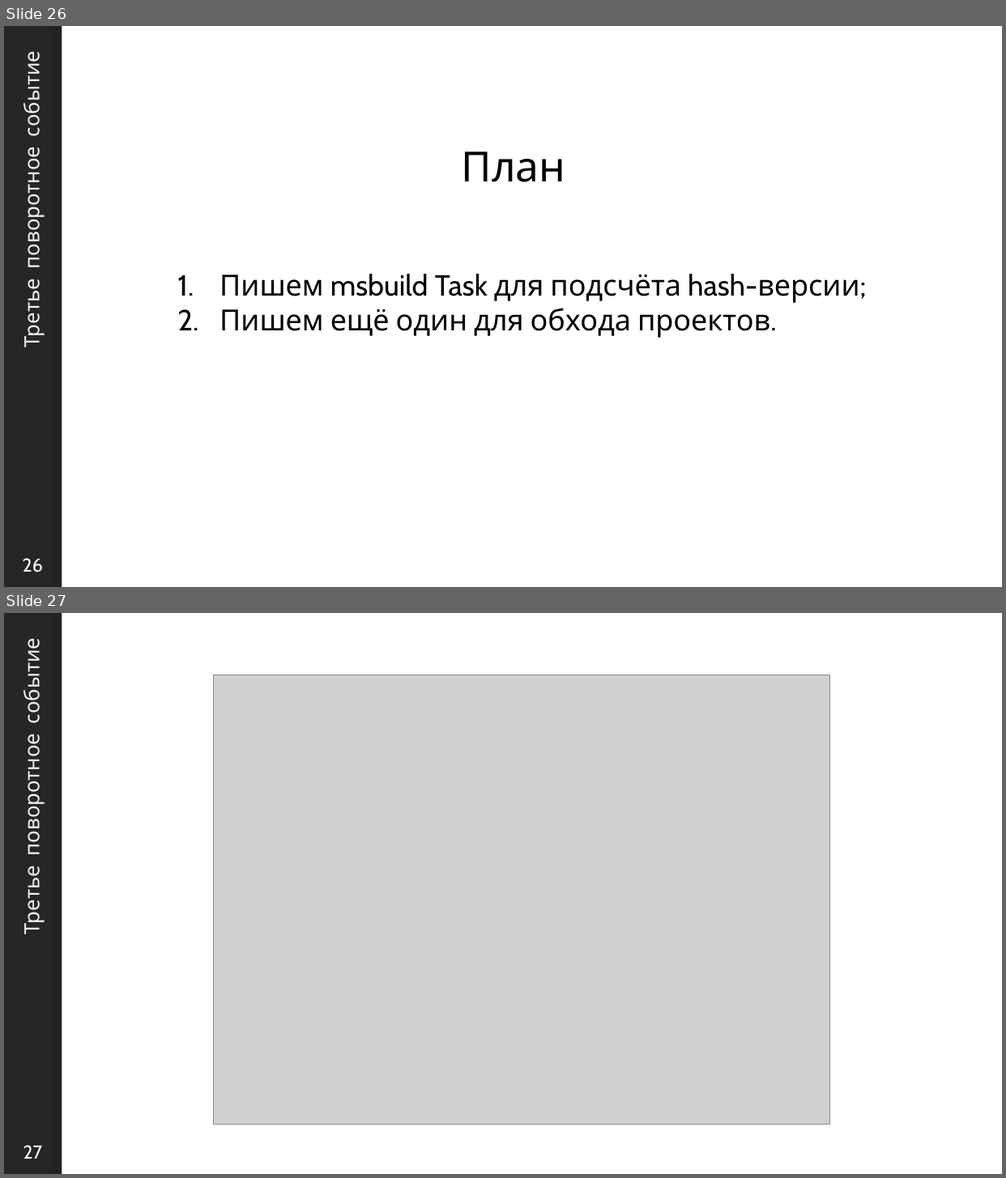
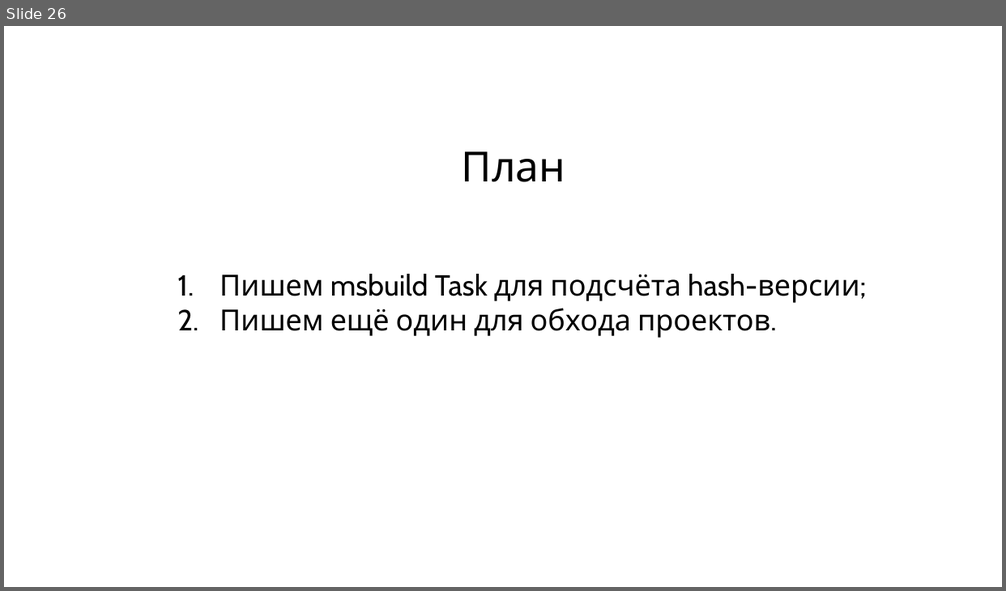
Before and after one commit to sidristij/presentations, a slide deck: 2023-dotnext-msk/02-dotnext-reactive-build.pptx. Shown one above the other, each under a label of ours: slides 26 and 27 before the commit, slide 26 after it. The pictures are 1006x1178 and 1006x591 pixels, drawn with LibreOffice and Linux fonts; fonts in the diff are those of the drawing; grey boxes stand for pictures; background and template pictures are left out. Boxes give left, top, right and bottom in pixels: in the first picture for what was removed or moved away, otherwise in the second. Text is boxed around its words. In the diff, an @@ line names an element or a change of style, - is before the commit and + after.

```diff
--- a/2023-dotnext-msk/02-dotnext-reactive-build.pptx
+++ b/2023-dotnext-msk/02-dotnext-reactive-build.pptx
@@ slide 27 removed at [4,613,1002,1174], background #FFFFFF; not listed: 3 template elements that a slide beside it also shows @@
@@ title removed at [17,646,45,933] @@
-Третье поворотное событие
@@ picture removed at [214,675,829,1125] @@
@@ slide 26 changed as well @@
@@ rectangle: place and size @@
-rectangle at [62,26,1002,587]
+rectangle at [4,26,1002,587]
@@ rectangle removed at [4,26,1002,587] @@
@@ title removed at [17,59,45,346] @@
-Третье поворотное событие
@@ page number removed at [23,558,43,573] @@
-26
```
Also in this commit, not shown: 26 other slides changed, 2 slides added, 3 other slides removed.
